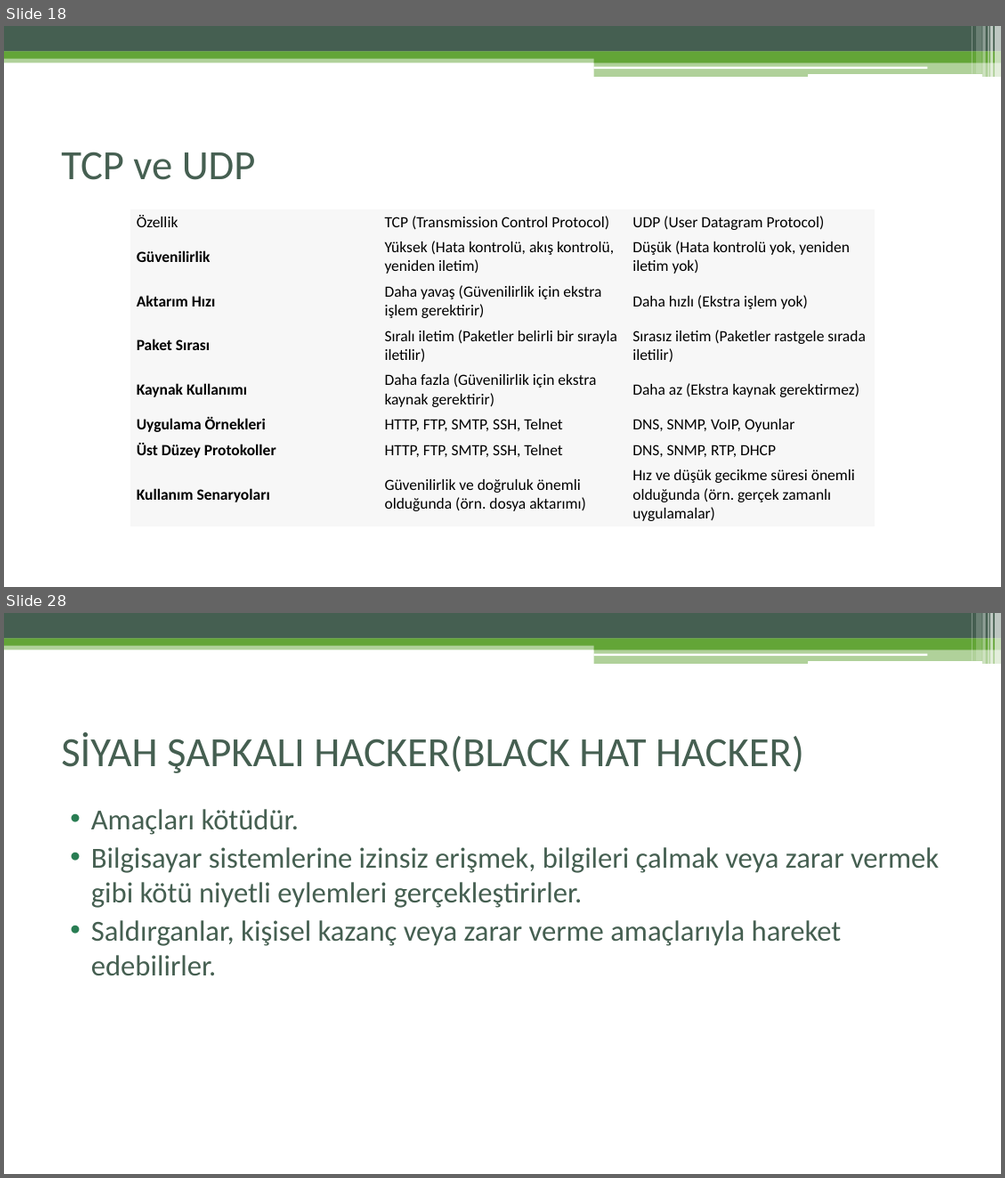
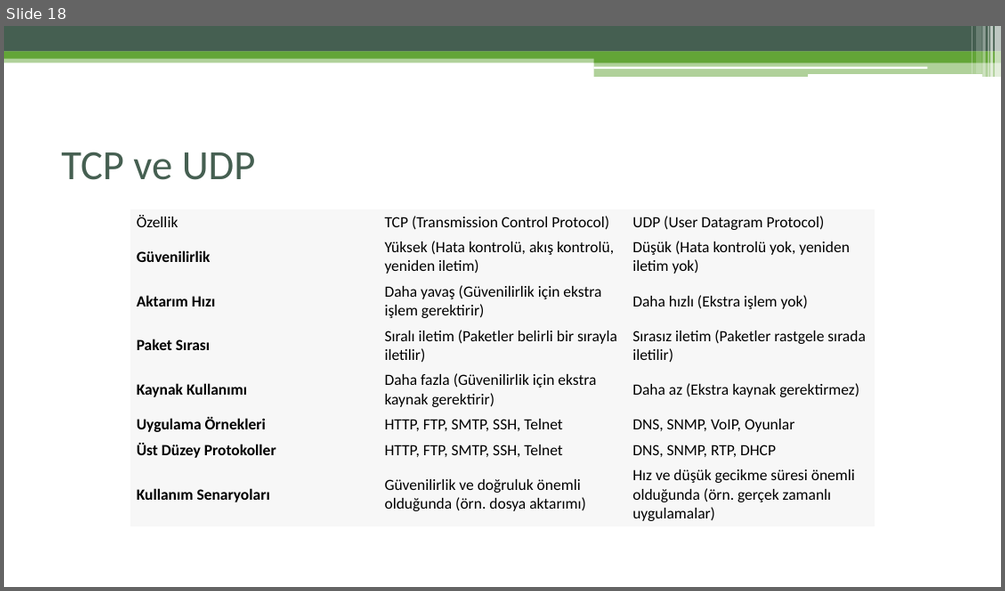
Before and after one commit to zafer-sn/IAT221-Ag-ve-Bilisim-Guvenligi, a slide deck: Hafta2/Hafta2.pptx. Shown one above the other, each under a label of ours: slides 18 and 28 before the commit, slide 18 after it; the slides between them are not shown. The pictures are 1005x1178 and 1005x591 pixels, drawn with LibreOffice and Linux fonts; fonts in the diff are those of the drawing. Boxes give left, top, right and bottom in pixels: in the first picture for what was removed or moved away, otherwise in the second. Text is boxed around its words. In the diff, an @@ line names an element or a change of style, - is before the commit and + after.

```diff
--- a/Hafta2/Hafta2.pptx
+++ b/Hafta2/Hafta2.pptx
@@ slide 28 removed at (x1=4, y1=613, x2=1001, y2=1174), background #FFFFFF; not listed: 13 template elements that a slide beside it also shows @@
@@ title removed at (x1=61, y1=732, x2=804, y2=773) @@
-SİYAH ŞAPKALI HACKER(BLACK HAT HACKER)
@@ text removed at (x1=91, y1=809, x2=938, y2=975) @@
-• Amaçları kötüdür.
-• Bilgisayar sistemlerine izinsiz erişmek, bilgileri çalmak veya zarar vermek gibi kötü niyetli eylemleri gerçekleştirirler.
-• Saldırganlar, kişisel kazanç veya zarar verme amaçlarıyla hareket edebilirler.
```
Also in this commit, not shown: 30 other slides removed, 1 other file.
